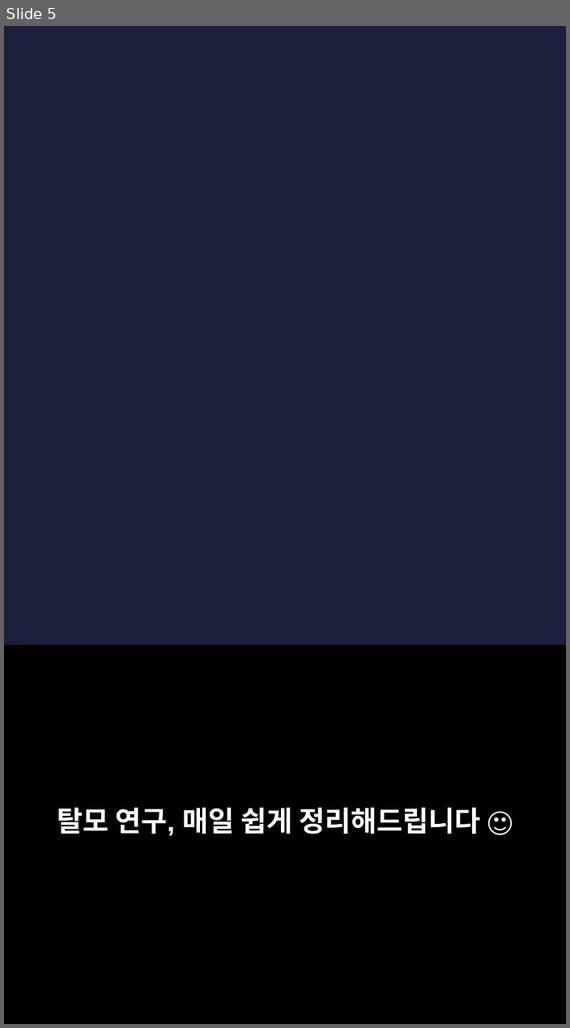
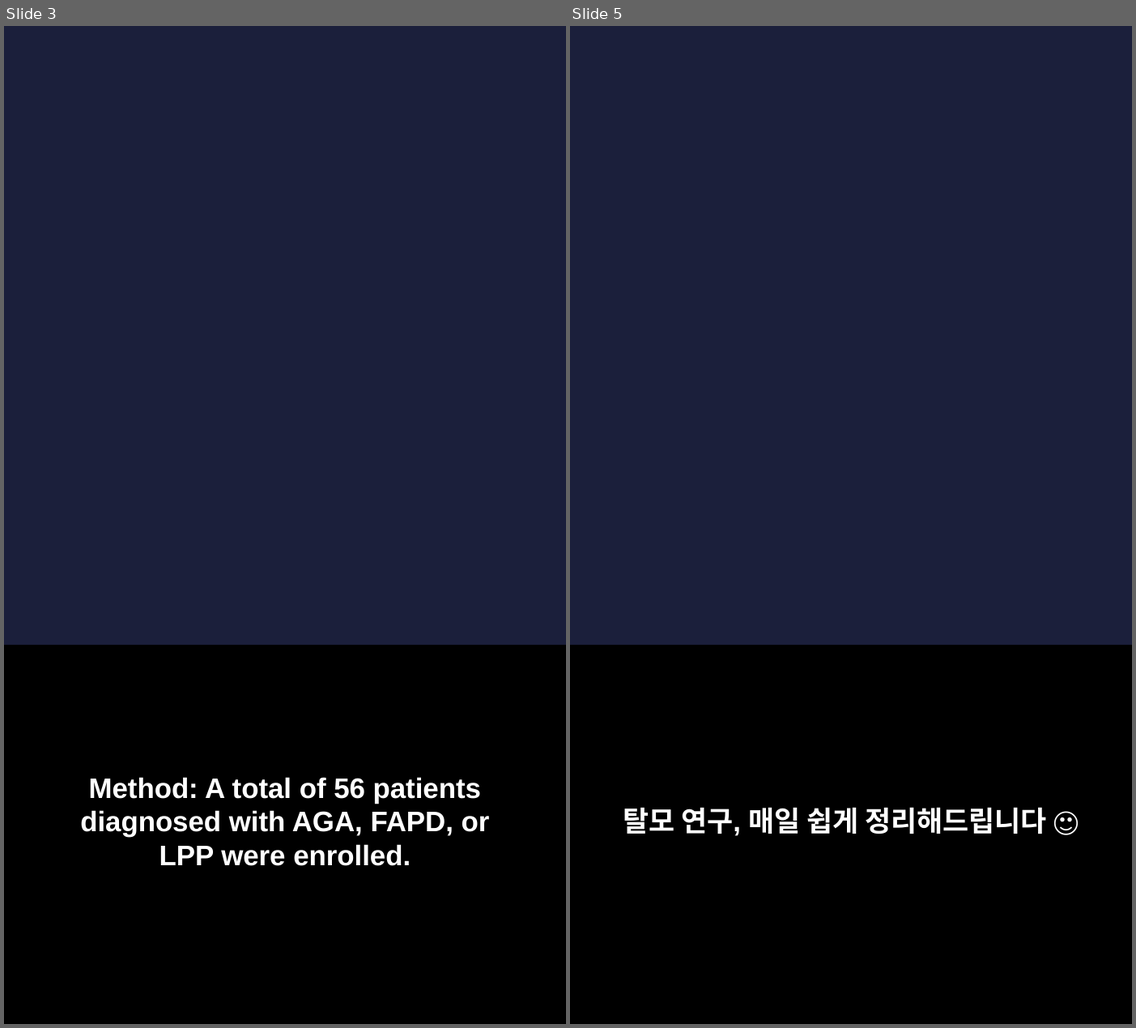
Before and after one commit to hyokang2010-BJ-ANTH/product-builder-test, a slide deck: pwa/data/latest/slides.pptx. Shown side by side, each under a label of ours: slide 5 before the commit, slides 3 and 5 after it; the slides between them are not shown. The pictures are 570x1028 and 1136x1028 pixels, drawn with LibreOffice and Linux fonts; fonts in the diff are those of the drawing; background and template pictures are left out. Boxes give left, top, right and bottom in pixels: in the first picture for what was removed or moved away, otherwise in the second. Text is boxed around its words. In the diff, an @@ line names an element or a change of style, - is before the commit and + after.

```diff
--- a/pwa/data/latest/slides.pptx
+++ b/pwa/data/latest/slides.pptx
@@ slide 3 added at bbox=[4, 26, 566, 1024], background picture (left out) @@
@@ rectangle added at bbox=[4, 646, 566, 1024], fill #000000 @@
@@ text added at bbox=[80, 777, 490, 866], 22 pt, text #FFFFFF, bold @@
+Method: A total of 56 patients diagnosed with AGA, FAPD, or LPP were enrolled.
```
Also in this commit, not shown: 5 slides changed, 1 other slide added, 2 slides removed, 26 other files.
